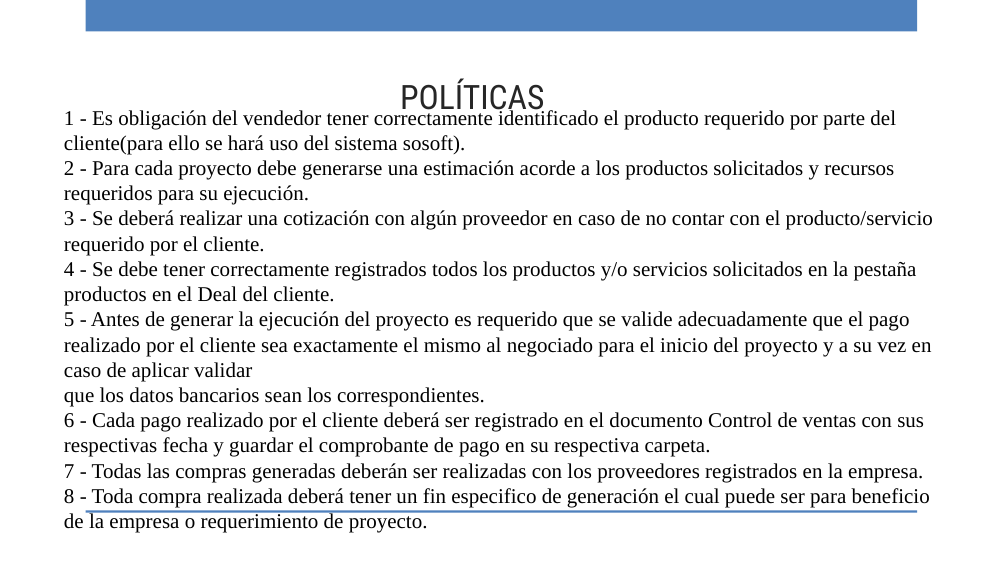
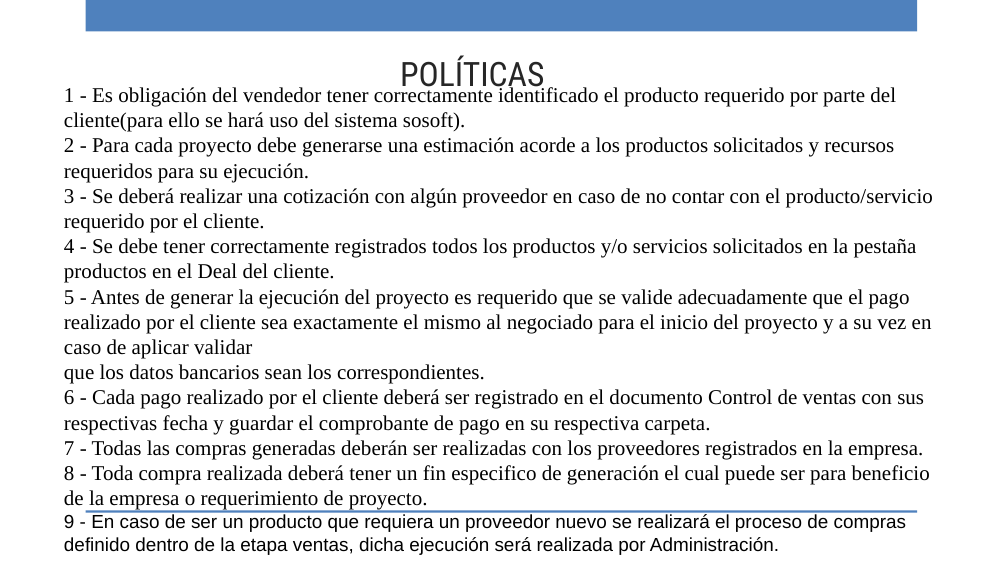
Before and after one commit to ricardo-novelasos/SOSQTP, a slide deck: slide 9 of capacitacion.pptx. Drawn at 1008x567 pixels with LibreOffice and Linux fonts; fonts in the diff are those of the drawing; background and template pictures are left out. Boxes give left, top, right and bottom in pixels: in the first picture for what was removed or moved away, otherwise in the second. Text is boxed around its words. In the diff, an @@ line names an element or a change of style, - is before the commit and + after.

```diff
--- a/capacitacion.pptx
+++ b/capacitacion.pptx
@@ text "POLÍTICAS": place and size @@
-text "POLÍTICAS" at (400, 78, 544, 117)
+text "POLÍTICAS" at (400, 55, 544, 94)
@@ text at (64, 514, 906, 555): paragraph added @@
+9 - En caso de ser un producto que requiera un proveedor nuevo se realizará el proceso de compras definido dentro de la etapa ventas, dicha ejecución será realizada por Administración.
```
Also in this commit, not shown: 1 other slide changed.
